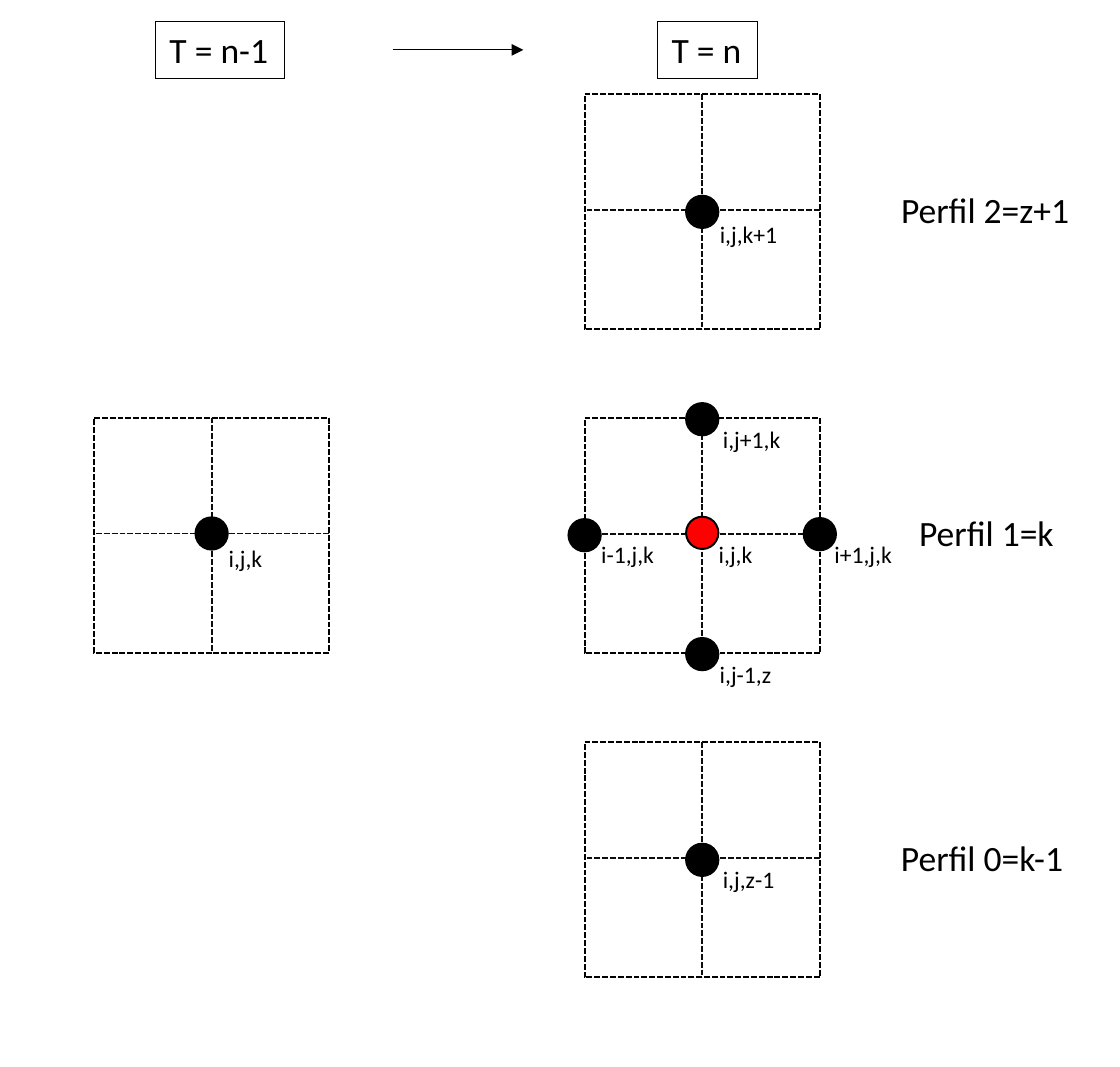
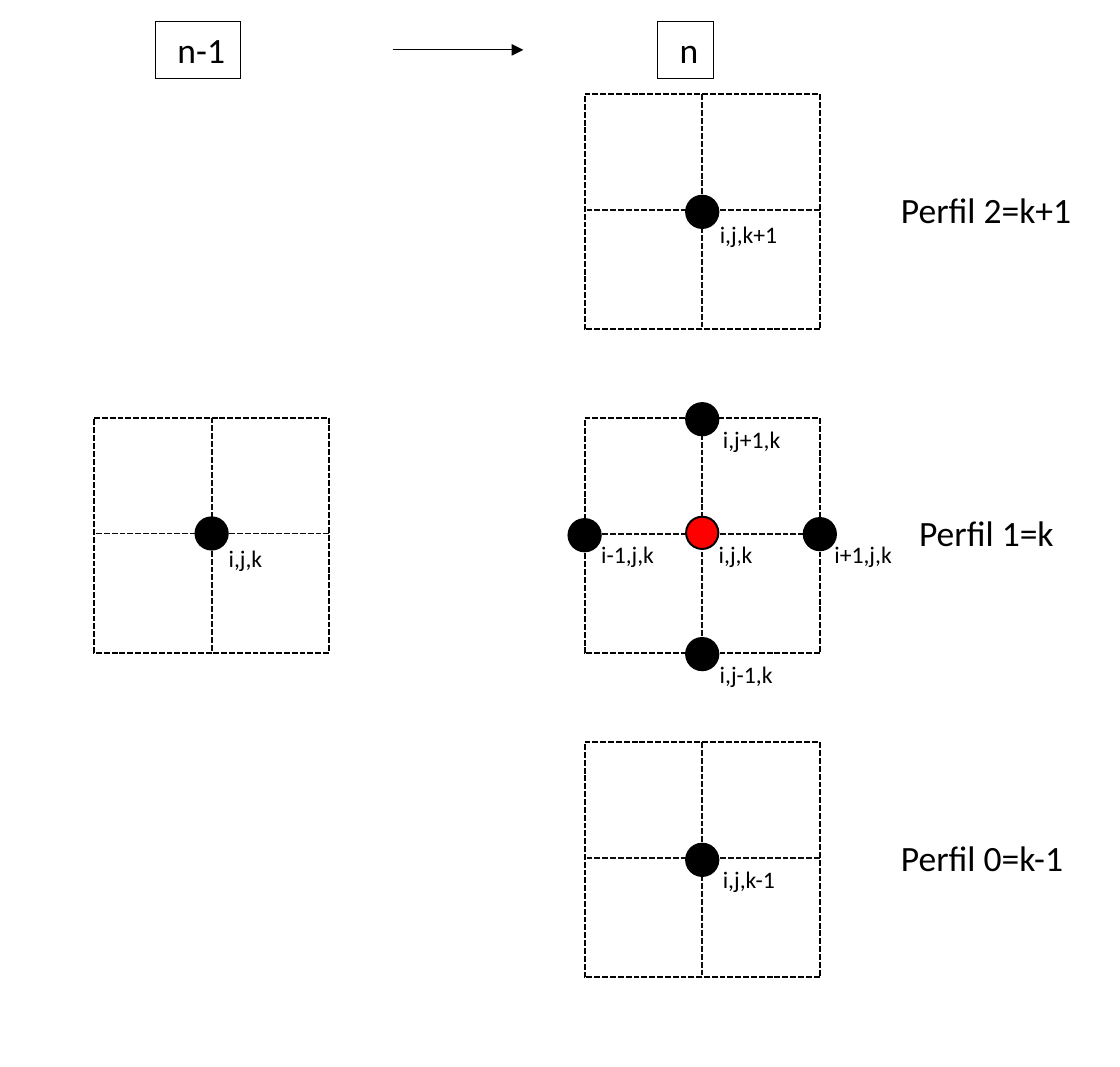
Before and after one commit to ldsc/ProjetoEngenharia-STC-3D-SimuladorDeTransferenciaDeCalor-3D, a slide deck: slide 1 of imagens/ppt/desenhos_TCC.pptx. Drawn at 1120x1067 pixels with LibreOffice and Linux fonts; fonts in the diff are those of the drawing. Boxes give left, top, right and bottom in pixels: in the first picture for what was removed or moved away, otherwise in the second. Text is boxed around its words. In the diff, an @@ line names an element or a change of style, - is before the commit and + after.

```diff
--- a/imagens/ppt/desenhos_TCC.pptx
+++ b/imagens/ppt/desenhos_TCC.pptx
@@ rectangle "n-1": place and size @@
-rectangle "n-1" at <box>155,21,283,78</box>
+rectangle "n-1" at <box>155,21,241,78</box>
@@ rectangle "n": place and size @@
-rectangle "n" at <box>657,21,757,78</box>
+rectangle "n" at <box>657,21,713,78</box>
@@ text in rectangle at <box>177,40,225,63</box>: text changed @@
-T = n-1
+n-1
@@ text in rectangle at <box>680,45,699,63</box>: text changed @@
-T = n
+n
@@ text at <box>901,198,1072,224</box>: text changed @@
-Perfil 2=z+1
+Perfil 2=k+1
@@ text at <box>720,666,773,687</box>: text changed @@
-i,j-1,z
+i,j-1,k
@@ text at <box>723,871,775,892</box>: text changed @@
-i,j,z-1
+i,j,k-1
```
Also in this commit, not shown: 2 other slides changed, 6 other files.
